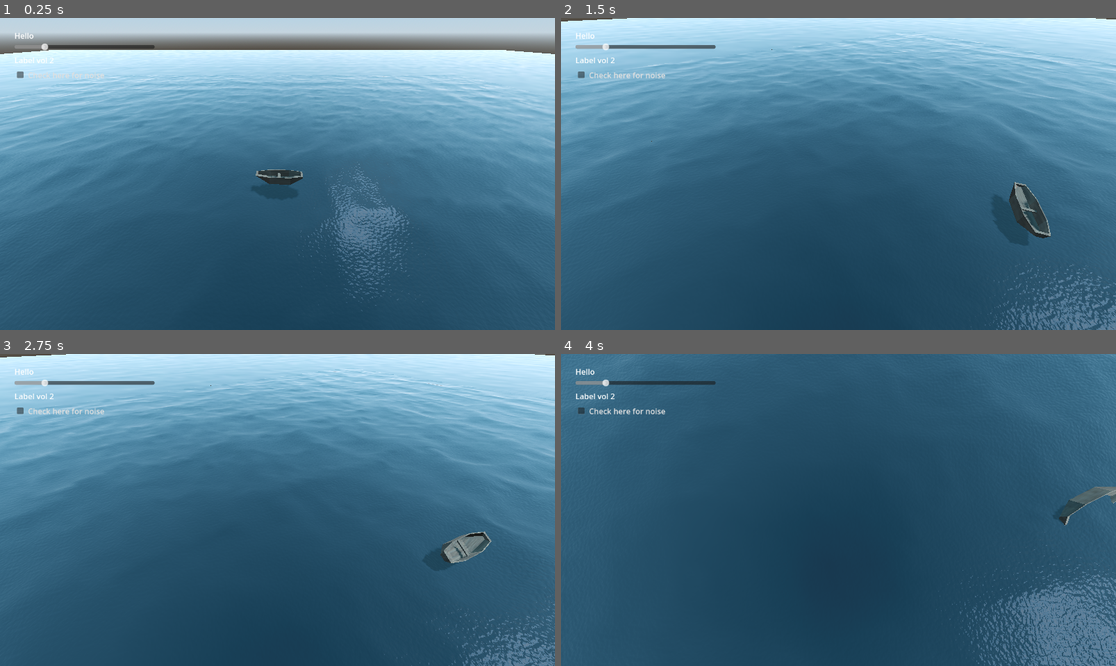
Above: before the commit, frames 1-4 (two rows, left to right).
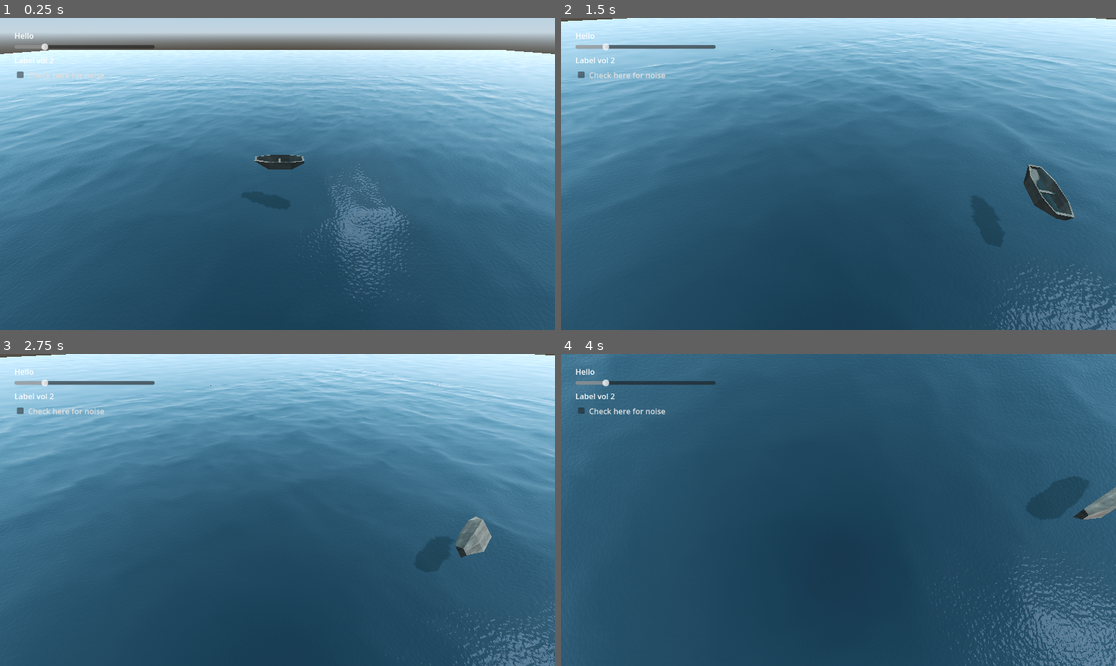
Above: after the commit, the same moments.

Repository: D0V4HKIIN/cs-341-computer-graphics-project
Game: Godot game, scene res://Main.tscn
The game is run twice, just before and just after one commit, with the same random seed, the same clock (stepped at 60 frames per second) and the same inputs.
Inputs (mouse positions are in pixels of both pictures, inside the frame that each line leads up to):
- Up to frame 1 (0.25 s): no input
- Up to frame 2 (1.5 s): move the mouse to (960, 158) at 0.52 s; press the mouse at (960, 158) at 0.53 s; hold Right (boat_right) 0.53-1.28 s; move the mouse to (727, 189) at 1.27 s; release the mouse at (727, 189) at 1.28 s; hold Down (boat_back) from 1.28 s (still down); click (727, 189) at 1.35 s
- Up to frame 3 (2.75 s): move the mouse to (333, 441) at 2.02 s; release Down (boat_back) at 2.03 s; press the mouse at (333, 441) at 2.03 s; hold Right (boat_right) from 2.03 s (still down)
- Up to frame 4 (4 s): move the mouse to (810, 572) at 2.77 s; release Right (boat_right) at 2.78 s; release the mouse at (810, 572) at 2.78 s; hold Up (boat_forward) 2.78-3.53 s; click (810, 572) at 2.85 s; move the mouse to (1005, 556) at 3.52 s; press the mouse at (1005, 556) at 3.53 s; hold Left (boat_left) from 3.53 s (still down)

The runs differ from the first frame. In frame 1, 0.7% of the frame differs, in the area x 45-55%, y 43-58%; in frame 2, 1.6%; in frame 3, 1.4%; in frame 4, 3.8%, in the area x 0-100%, y 0-100%.

Commit message:
get water scale in physics simulation

Diff:
--- a/seas-341_captain_hooks_black_pearl/Boat.gd
+++ b/seas-341_captain_hooks_black_pearl/Boat.gd
@@ -1,7 +1,7 @@
 extends RigidBody3D
 
 @export var float_force := 0.35
-@export var water_drag := 0.05
+@export var water_drag := 0.1
 @export var water_angular_drag := 0.05
 
 @export var SPEED = 0.1
@@ -10,6 +10,7 @@
 @onready var gravity: float = ProjectSettings.get_setting("physics/3d/default_gravity")
 
 @onready var floaters = $floaters.get_children()
+var height_scale = 2;
 
 # Called when the node enters the scene tree for the first time.
 func _ready():
@@ -19,11 +20,18 @@
 # Called every frame. 'delta' is the elapsed time since the previous frame.
 func _process(delta):
 	time += delta
-	for water in get_tree().get_nodes_in_group("Water"):
+
+	var tree = get_tree();
+	for water in tree.get_nodes_in_group("Water"):
 		water.get_active_material(0).set("shader_parameter/cpu_time", time);
 
+	var scale_param = tree.get_first_node_in_group("Water").get_active_material(0).get("shader_parameter/height_scale");
+
+	if scale_param != null:
+		height_scale = scale_param
+
 func get_water_height(pos):
-	return (cos(pos.x / 2) + cos(pos.y / 2))/ 2 + 1.0;
+	return (cos(pos.x / 4) + cos(pos.y / 4)) * height_scale;
 
 var boat_position_in_water = Vector2(0.0, 0.0);
 
@@ -33,7 +41,7 @@
 
 	# rotate and set speed accordingly
 	rotate_y(-input_dir.y * ROTATION_SPEED)
-	#var rotation = -global_transform.basis.get_euler().y;
+
 	var displaced = Vector2(cos(-rotation.y), sin(-rotation.y)) * input_dir.x * SPEED
 	boat_position_in_water += displaced
 	# move the water shader
--- a/seas-341_captain_hooks_black_pearl/Main.tscn
+++ b/seas-341_captain_hooks_black_pearl/Main.tscn
@@ -33,7 +33,7 @@
 script = ExtResource("1_far80")
 
 [node name="Boat" parent="." instance=ExtResource("3_jaqp4")]
-transform = Transform3D(1, 0, 0, 0, 1, 0, 0, 0, 1, 0.230931, 1.78165, 0.0293784)
+transform = Transform3D(1, 0, 0, 0, 1, 0, 0, 0, 1, 0.230931, 4.33139, 0.0293784)
 
 [node name="Ocean" parent="." instance=ExtResource("4_f5de0")]
 transform = Transform3D(6, 0, 0, 0, 1, 0, 0, 0, 6, 0, 0, 0)
--- a/seas-341_captain_hooks_black_pearl/water_noise_based.gdshader
+++ b/seas-341_captain_hooks_black_pearl/water_noise_based.gdshader
@@ -21,11 +21,11 @@
 }
 
 float height(vec2 position, float time) {
-  float d = wave((position + time) * 0.4) * 0.3;
-  d += wave((position - time) * 0.3) * 0.3;
-  d += wave((position + time) * 0.5) * 0.2;
-  d += wave((position - time) * 0.6) * 0.2;
-  return d;
+	float d = wave((position + time) * 0.4) * 0.3;
+	d += wave((position - time) * 0.3) * 0.3;
+	d += wave((position + time) * 0.5) * 0.2;
+	d += wave((position - time) * 0.6) * 0.2;
+	return d;
 }
 
 void vertex() {
